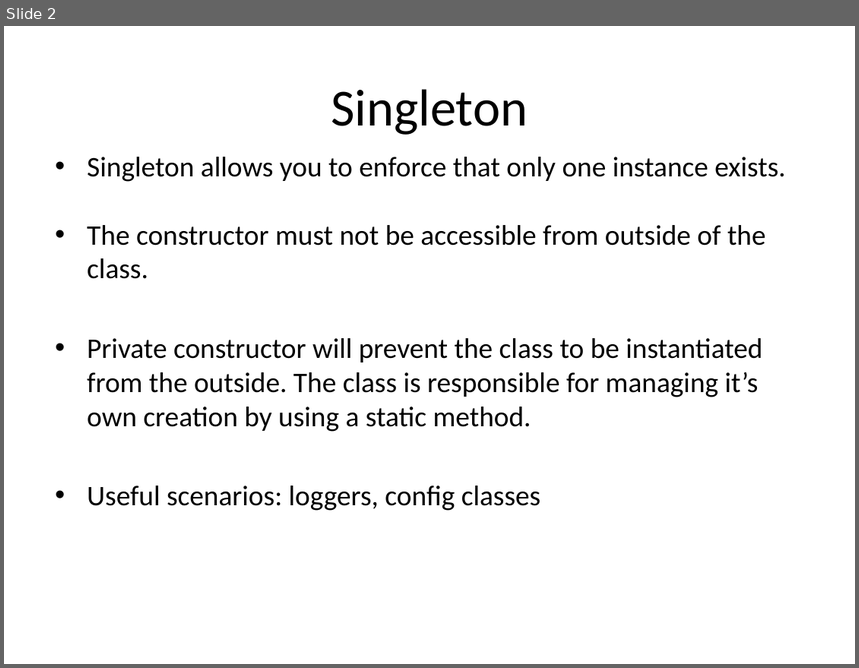
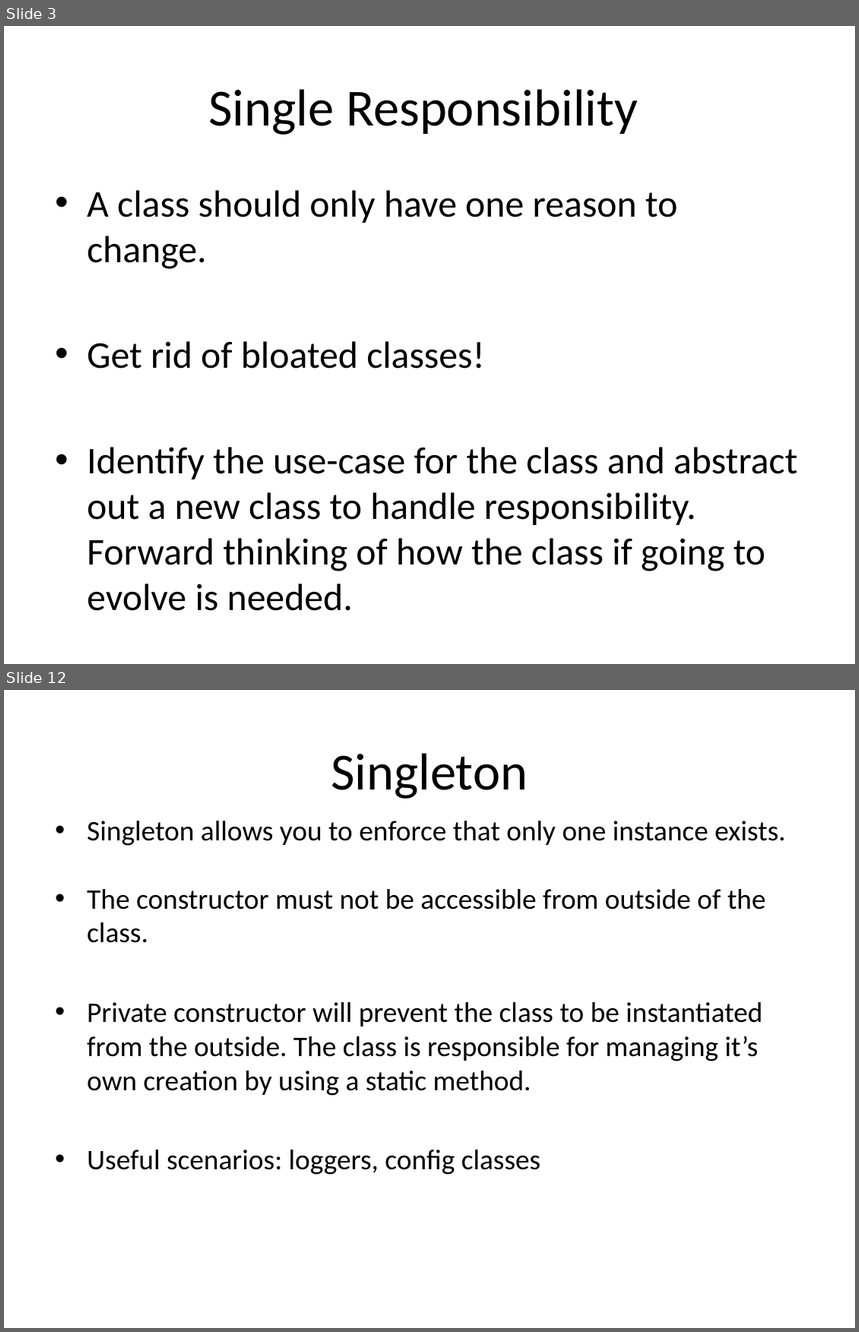
Before and after one commit to BBK-SDP-2015-kokamo01/Design-Patterns, a slide deck: slides/designPatterns.pptx. Shown one above the other, each under a label of ours: slide 2 before the commit, slides 3 and 12 after it; the slides between them are not shown. The pictures are 859x668 and 859x1332 pixels, drawn with LibreOffice and Linux fonts; fonts in the diff are those of the drawing. Boxes give left, top, right and bottom in pixels: in the first picture for what was removed or moved away, otherwise in the second. Text is boxed around its words. In the diff, an @@ line names an element or a change of style, - is before the commit and + after.

```diff
--- a/slides/designPatterns.pptx
+++ b/slides/designPatterns.pptx
@@ slide 3 added at <box>4,26,855,664</box>, background #FFFFFF @@
@@ title added at <box>209,89,638,135</box>, 44 pt, text #000000 @@
+Single Responsibility
@@ text added at <box>87,190,797,611</box>, 32 pt, text #000000 @@
+• A class should only have one reason to change.
+• Get rid of bloated classes!
+• Identify the use-case for the class and abstract out a new class to handle responsibility. Forward thinking of how the class if going to evolve is needed.
@@ what was slide 2 is now slide 12 @@
```
Also in this commit, not shown: 1 slide changed, 10 other slides added, 14 other files.
